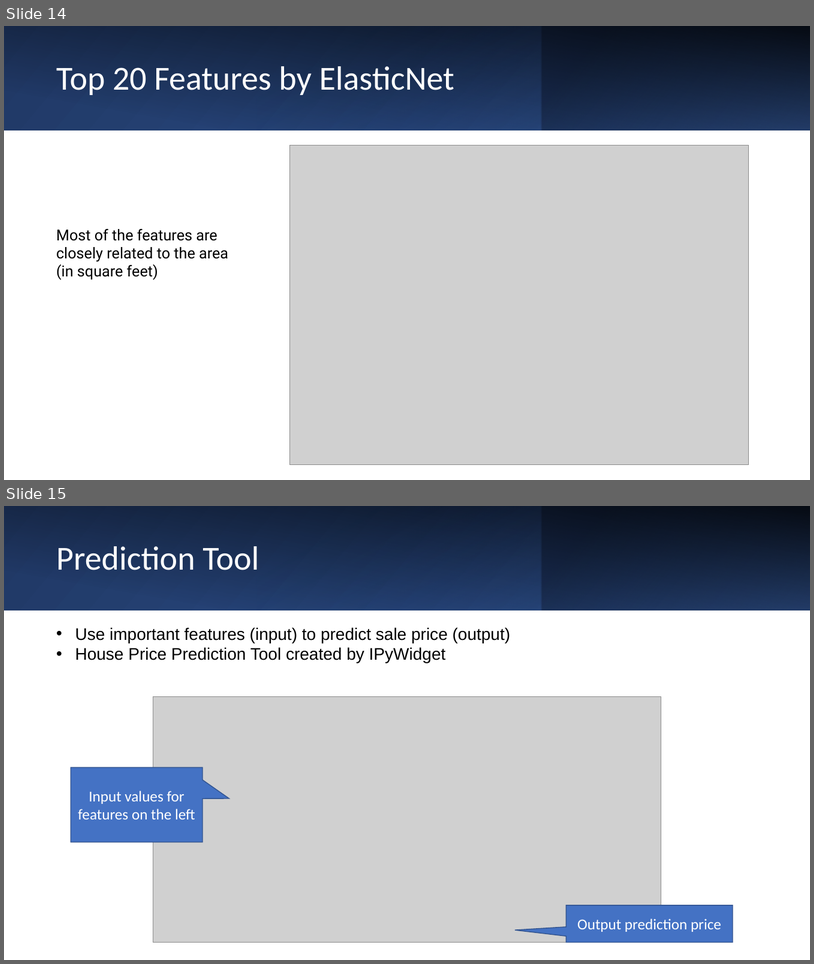
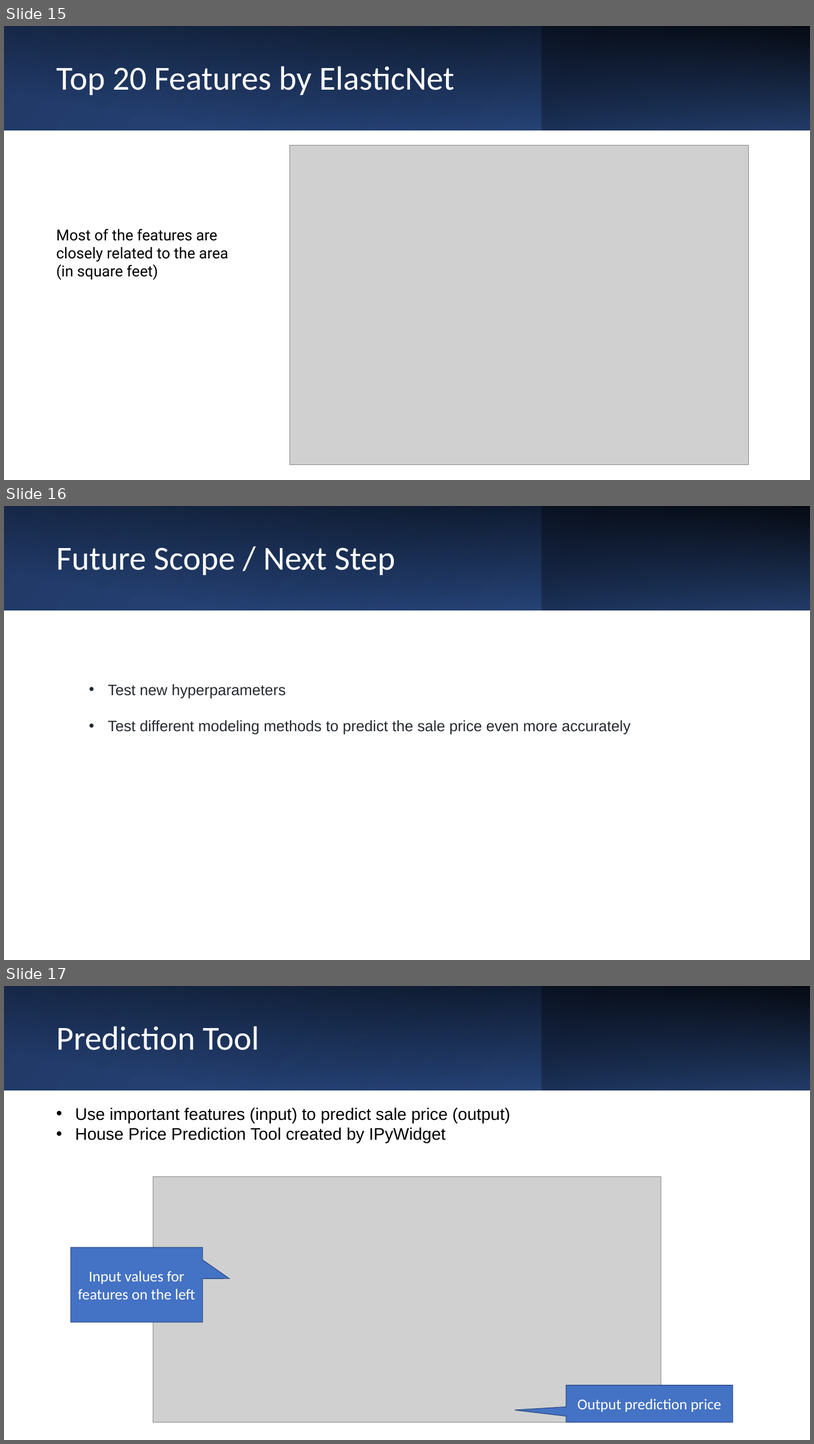
Before and after one commit to tw1107/Springboard-Capstone-House-Price, a slide deck: document/Capstone_Two-House_Prices_Alice_Wang.pptx. Shown one above the other, each under a label of ours: slides 14 and 15 before the commit, slides 15, 16 and 17 after it. The pictures are 814x964 and 814x1444 pixels, drawn with LibreOffice and Linux fonts; fonts in the diff are those of the drawing; grey boxes stand for pictures. Boxes give left, top, right and bottom in pixels: in the first picture for what was removed or moved away, otherwise in the second. Text is boxed around its words. In the diff, an @@ line names an element or a change of style, - is before the commit and + after.

```diff
--- a/document/Capstone_Two-House_Prices_Alice_Wang.pptx
+++ b/document/Capstone_Two-House_Prices_Alice_Wang.pptx
@@ slide 16 added at box(4, 506, 810, 960), background #FFFFFF @@
@@ rectangle added at box(4, 506, 810, 610), fill gradient #203864 to #2F5597 @@
@@ rectangle added at box(4, 507, 810, 610), fill gradient #000000 @@
@@ rectangle added at box(257, 506, 542, 610), fill gradient #4472C4 to #203864 @@
@@ rectangle added at box(542, 506, 810, 610), fill gradient #203864 to #4472C4 @@
@@ title added at box(56, 547, 395, 575), 40 pt, text #FFFFFF @@
+Future Scope / Next Step
@@ text added at box(108, 684, 631, 735), 18 pt, text #24292F @@
+• Test new hyperparameters
+• Test different modeling methods to predict the sale price even more accurately
@@ what was slide 14 is now slide 15 @@
@@ what was slide 15 is now slide 17 @@
```
Also in this commit, not shown: 1 other slide added.
